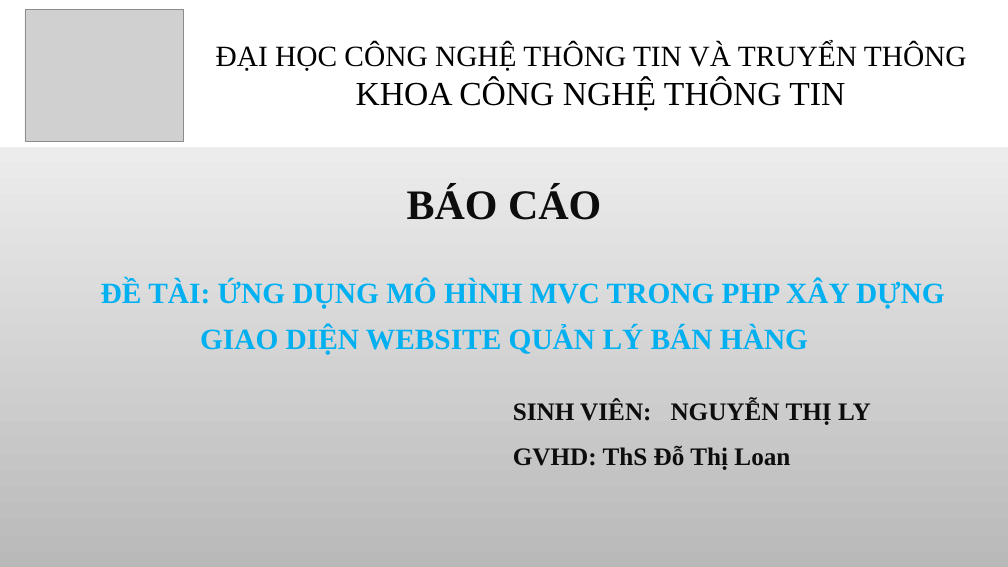
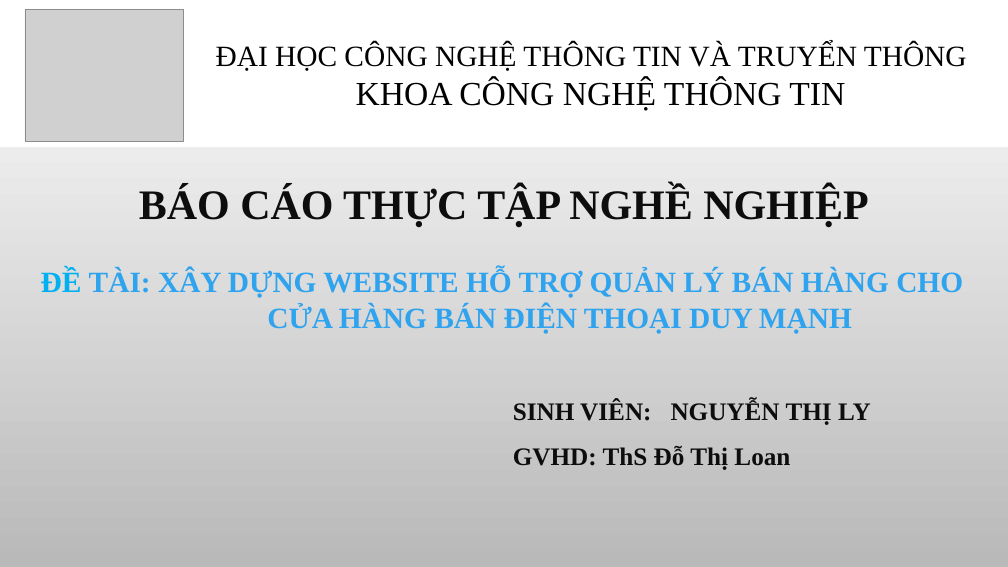
Before and after one commit to candycake124/TTTN, a slide deck: slide 1 of slide_TTTN_N-T-Ly.pptx. Drawn at 1008x567 pixels with LibreOffice and Linux fonts; fonts in the diff are those of the drawing; grey boxes stand for pictures; background and template pictures are left out. Boxes give left, top, right and bottom in pixels: in the first picture for what was removed or moved away, otherwise in the second. Text is boxed around its words. In the diff, an @@ line names an element or a change of style, - is before the commit and + after.

```diff
--- a/slide_TTTN_N-T-Ly.pptx
+++ b/slide_TTTN_N-T-Ly.pptx
@@ text at box(139, 186, 868, 227): text changed @@
-BÁO CÁO
+BÁO CÁO THỰC TẬP NGHỀ NGHIỆP
@@ text at box(41, 270, 963, 334): text changed; text colour #00B0F0 to #2FA3EE @@
-ĐỀ TÀI: ỨNG DỤNG MÔ HÌNH MVC TRONG PHP XÂY DỰNG GIAO DIỆN WEBSITE QUẢN LÝ BÁN HÀNG
+ĐỀ TÀI: XÂY DỰNG WEBSITE HỖ TRỢ QUẢN LÝ BÁN HÀNG CHO CỬA HÀNG BÁN ĐIỆN THOẠI DUY MẠNH
```
Also in this commit, not shown: 1 other slide changed, 25 other files.
